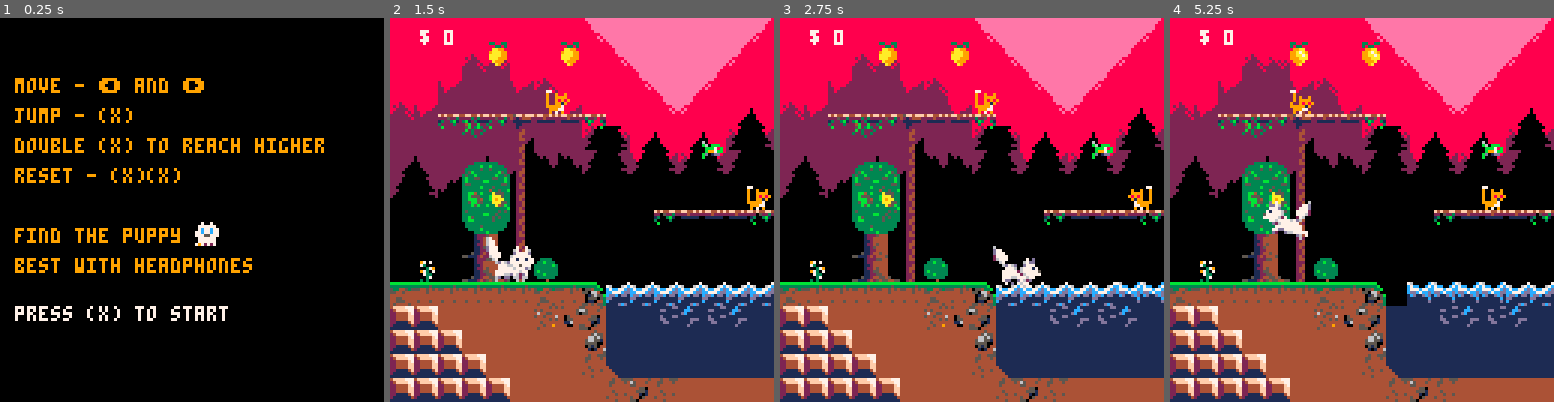
Above: before the commit, frames 1-4 (left to right).
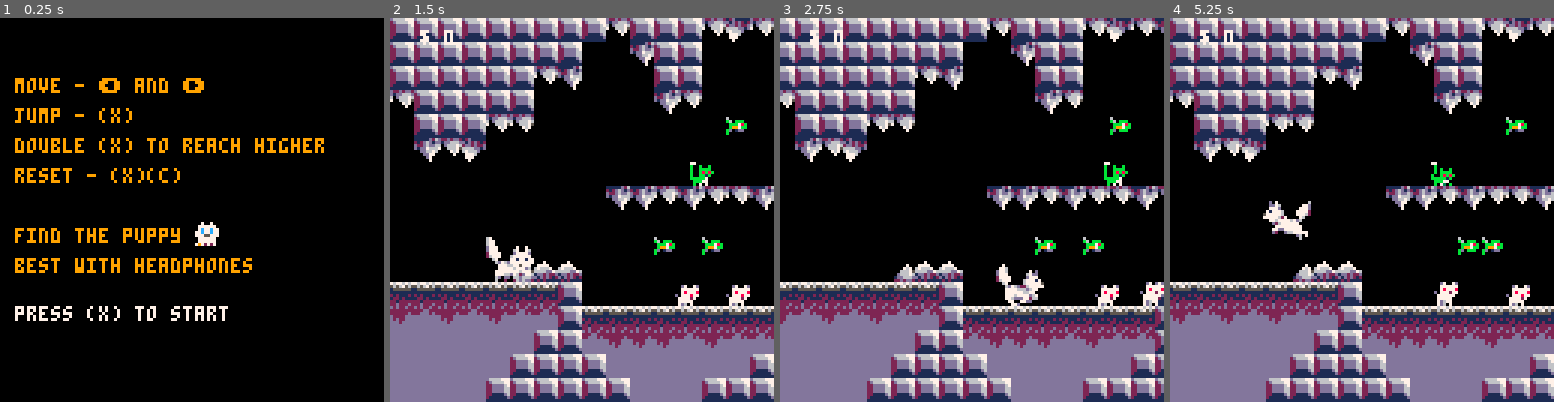
Above: after the commit, the same moments.

Repository: szabadkai/superWolfBrothers
Game: PICO-8 cartridge roka.p8
Same seed, same stepped clock (60 frames per second), same inputs: the game is played once before the commit and once after it.
Inputs:
- Up to frame 1 (0.25 s): no input
- Up to frame 2 (1.5 s): tap X (X key) at 0.33, 1.07 s; tap O (Z key) at 0.7 s
- Up to frame 3 (2.75 s): hold Right 1.6-2.1 s; tap O (Z key) at 1.7, 2.1, 2.5 s; tap X (X key) at 1.85 s; hold Up 2.15-2.42 s; hold Right from 2.47 s (still down)
- Up to frame 4 (5.25 s): tap O (Z key) every 0.4 s from 2.9 to 4.9 s; tap X (X key) at 2.97, 4.08, 5.2 s; release Right at 3.03 s; hold Left 3.08-3.58 s; hold Down 3.63-3.97 s; hold Right 4.02-4.68 s; hold Up 4.73-5.03 s; hold Left from 5.08 s (still down)

The runs differ from the first frame. In frame 1, less than 0.1% of the frame differs, in the area x 41-44%, y 39-43%; in frame 2, 72%; in frame 3, 73%, in the area x 0-100%, y 0-100%; in frame 4, 72%.

Commit message:
LSZ minor fix on ui and free jump over the top

Diff:
--- a/roka.p8
+++ b/roka.p8
@@ -23,7 +23,7 @@
 	{0	,102*8},
 	{8*66,1100}
 }
-level=0
+level=1
 music_sync=nil
 
 function trigger_death()
@@ -102,13 +102,13 @@
 	local offset=self.w/3
 	for i=-(self.w/3),(self.w/3),2 do
 		--if self.dx>0 then
-		if fget(mget((self.x+(offset))/8,(self.y+i)/8),0) then
+		if fget(mget((self.x+(offset))/8,(self.y+i)/8),0) and self.y > level*128+8 then
 			self.dx=0
 			self.x=(flr(((self.x+(offset))/8))*8)-(offset)
 			return true
 		end
 		--elseif self.dx<0 then
-		if fget(mget((self.x-(offset))/8,(self.y+i)/8),0) then
+		if fget(mget((self.x-(offset))/8,(self.y+i)/8),0) and self.y > level*128+8 then
 			self.dx=0
 			self.x=(flr((self.x-(offset))/8)*8)+8+(offset)
 			return true
@@ -656,7 +656,7 @@
 			if self.x<8 then
 				self.x = 8
 			elseif self.x>1018 then
-				self.x=1018
+				self.x = 1018
 			end
 			if self.y>=(level+1)*128-8 then
 				dead=true
@@ -672,6 +672,13 @@
 			self.w/8,self.h/8,
 			self.flipx,
 			false)
+			-- pset(self.x,self.y, 8)
+			-- offset=self.w/3
+			-- for i=-(self.w/3),(self.w/3),2 do
+			-- 	pset((self.x-offset),(self.y+i), 11)
+			-- 	pset((self.x+offset),(self.y+i), 11)
+			-- end
+
 		end,
 	}
 
@@ -895,7 +902,7 @@
 		print("move - ⬅️ and ➡️", 5, 20, 9)
 		print("jump - (x)", 5, 30, 9)
 		print("double (x) to reach higher", 5, 40, 9)
-		print("reset - (x)(x)", 5, 50, 9)
+		print("reset - (x)(c)", 5, 50, 9)
 		print("find the puppy", 5, 70, 9)
 		print("best with headphones", 5, 80, 9)
 
